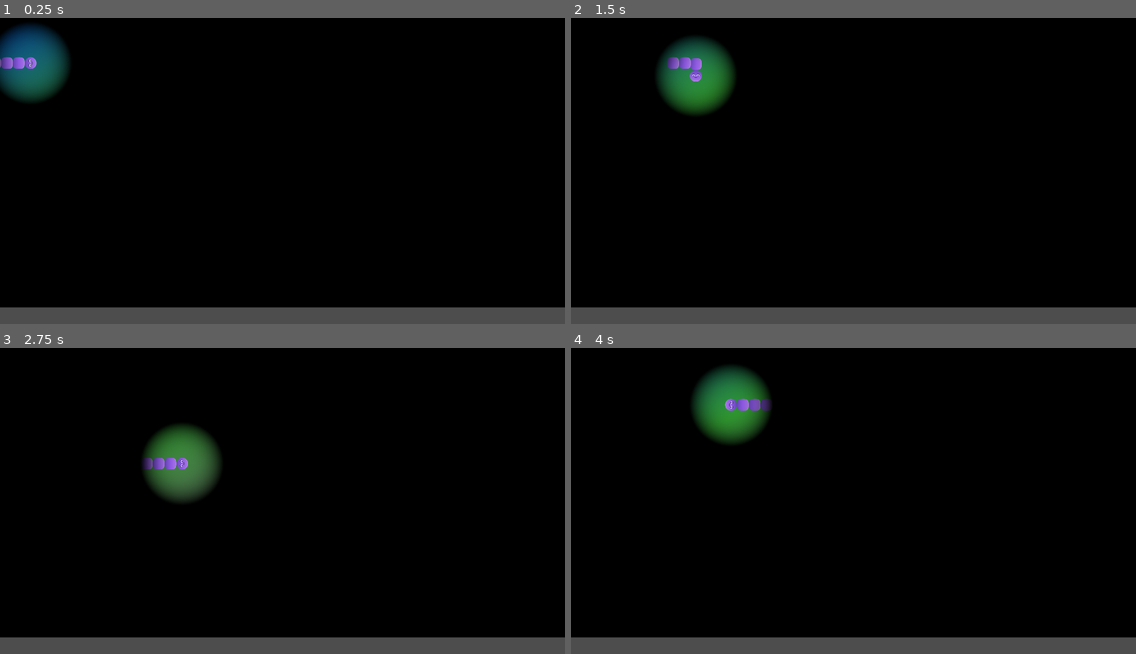
Above: before the commit, frames 1-4 (two rows, left to right).
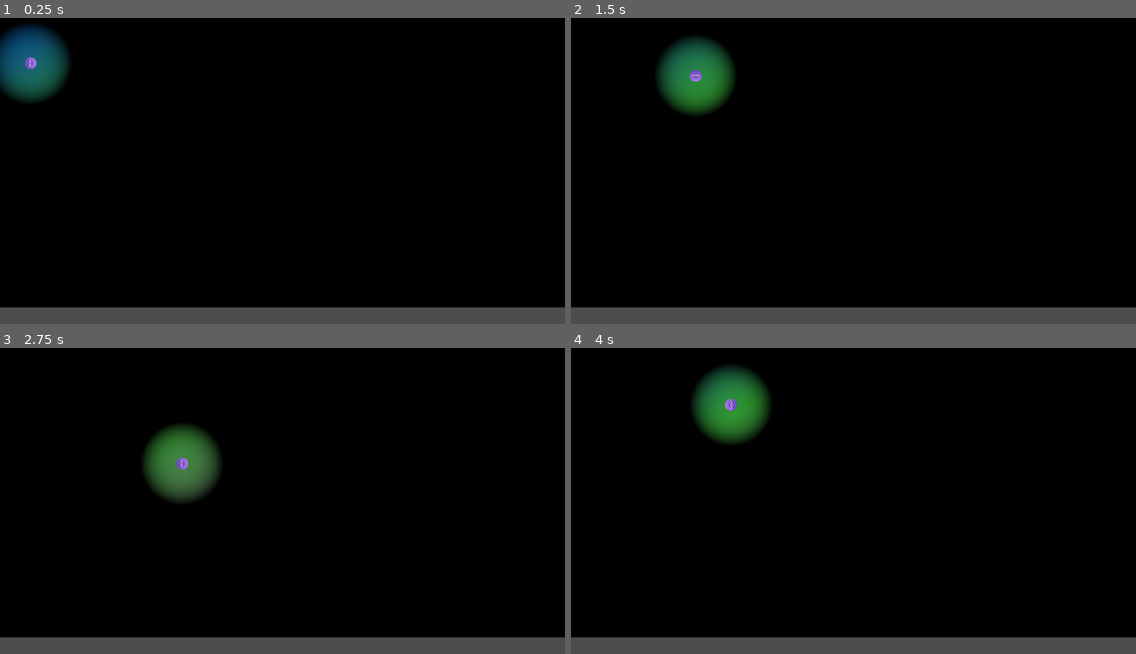
Above: after the commit, the same moments.

Repository: FeniXb3/Myopia
Game: Godot game, scene res://game.tscn
Same seed, same stepped clock (60 frames per second), same inputs: the game is played once before the commit and once after it.
Inputs:
- Up to frame 1 (0.25 s): no input
- Up to frame 2 (1.5 s): hold D (move_right) 0.53-1.28 s; hold S (move_down) from 1.28 s (still down)
- Up to frame 3 (2.75 s): release S (move_down) at 2.03 s; hold D (move_right) from 2.03 s (still down)
- Up to frame 4 (4 s): release D (move_right) at 2.78 s; hold W (move_up) 2.78-3.53 s; hold A (move_left) from 3.53 s (still down)

The runs differ from the first frame. In frame 1, 0.2% of the frame differs, in the area x 0-5%, y 12-17%; in frame 2, 0.2%, in the area x 17-24%, y 12-18%; in frame 3, 0.2%; in frame 4, 0.2%.

Commit message:
Grow snake when food collected

Diff:
--- a/player/player.gd
+++ b/player/player.gd
@@ -4,6 +4,7 @@
 @export var delay : FloatVariable
 @export var player_position : Vector2Variable
 @export var tween_movement : BoolVariable
+@export var part_scene : PackedScene
 var current_direction := Vector2.RIGHT
 var next_direction := Vector2.RIGHT
 var move_tween : Tween
@@ -95,3 +96,8 @@
 
 	collected_audio_steam_player.play()
 	print("Collected!")
+	var new_part = part_scene.instantiate()
+	var last_element = body_parts[-1] if body_parts.size() > 0 else head
+	new_part.position = last_element.position
+	body_parts.append(new_part)
+	body_container.add_child(new_part)
--- a/player/player.tscn
+++ b/player/player.tscn
@@ -38,6 +38,7 @@
 delay = ExtResource("3_0b8w2")
 player_position = ExtResource("4_swuib")
 tween_movement = ExtResource("5_obek4")
+part_scene = ExtResource("11_knj08")
 
 [node name="Head" type="Sprite2D" parent="."]
 unique_name_in_owner = true
@@ -73,16 +74,4 @@
 [node name="BodyContainer" type="Node2D" parent="."]
 unique_name_in_owner = true
 
-[node name="BodyPart" parent="BodyContainer" instance=ExtResource("11_knj08")]
-position = Vector2(-80, 0)
-rotation = 1.5708
-
-[node name="BodyPart2" parent="BodyContainer" instance=ExtResource("11_knj08")]
-position = Vector2(-160, 0)
-rotation = 1.5708
-
-[node name="BodyPart3" parent="BodyContainer" instance=ExtResource("11_knj08")]
-position = Vector2(-240, 0)
-rotation = 1.5708
-
 [connection signal="area_entered" from="Head/Area2D" to="." method="_on_area_2d_area_entered"]
